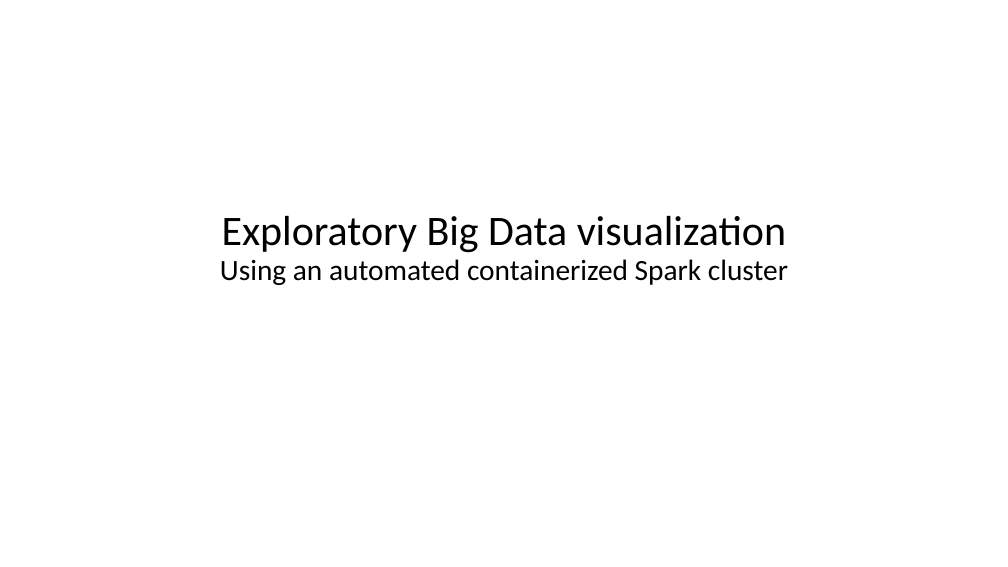
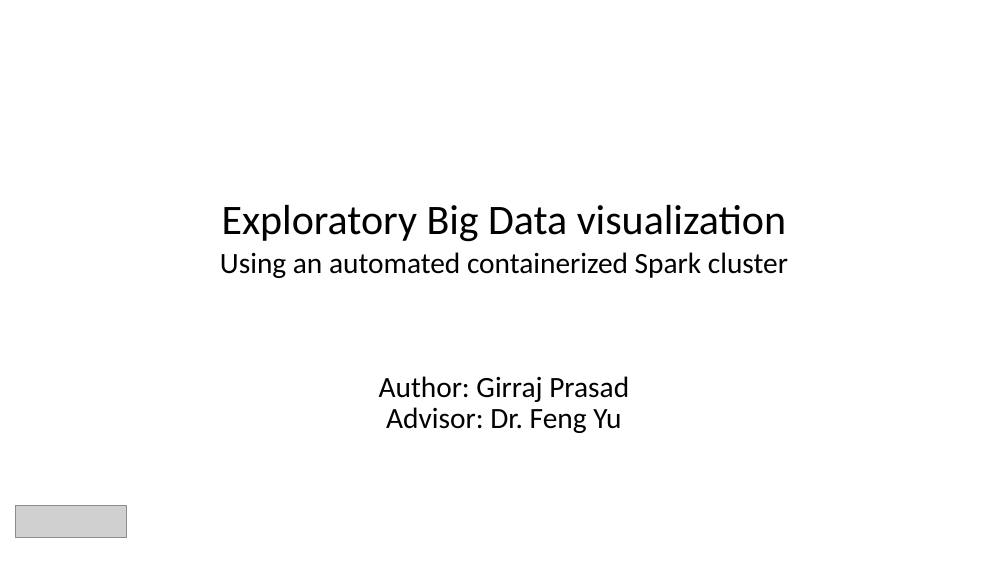
Before and after one commit to gprasad09/Apache-Spark-Cluster-Project, a slide deck: slide 1 of misc/ProjectReports-In progress/TermProject.pptx. Drawn at 1008x567 pixels with LibreOffice and Linux fonts; fonts in the diff are those of the drawing; grey boxes stand for pictures. Boxes give left, top, right and bottom in pixels: in the first picture for what was removed or moved away, otherwise in the second. Text is boxed around its words. In the diff, an @@ line names an element or a change of style, - is before the commit and + after.

```diff
--- a/misc/ProjectReports-In progress/TermProject.pptx
+++ b/misc/ProjectReports-In progress/TermProject.pptx
@@ title at <box>222,205,786,242</box>: text changed; size 28 to 40 pt @@
-Exploratory Big Data visualization
-Using an automated containerized Spark cluster
+Exploratory Big Data visualization
@@ text added at <box>220,252,788,278</box>, 28 pt, text #000000 @@
+Using an automated containerized Spark cluster
@@ text added at <box>379,376,629,433</box>, 28 pt, text #000000 @@
+Author: Girraj Prasad
+Advisor: Dr. Feng Yu
@@ picture added at <box>15,506,126,538</box> @@
```
Also in this commit, not shown: 1 other slide changed, 11 slides added, 1 slide removed.
